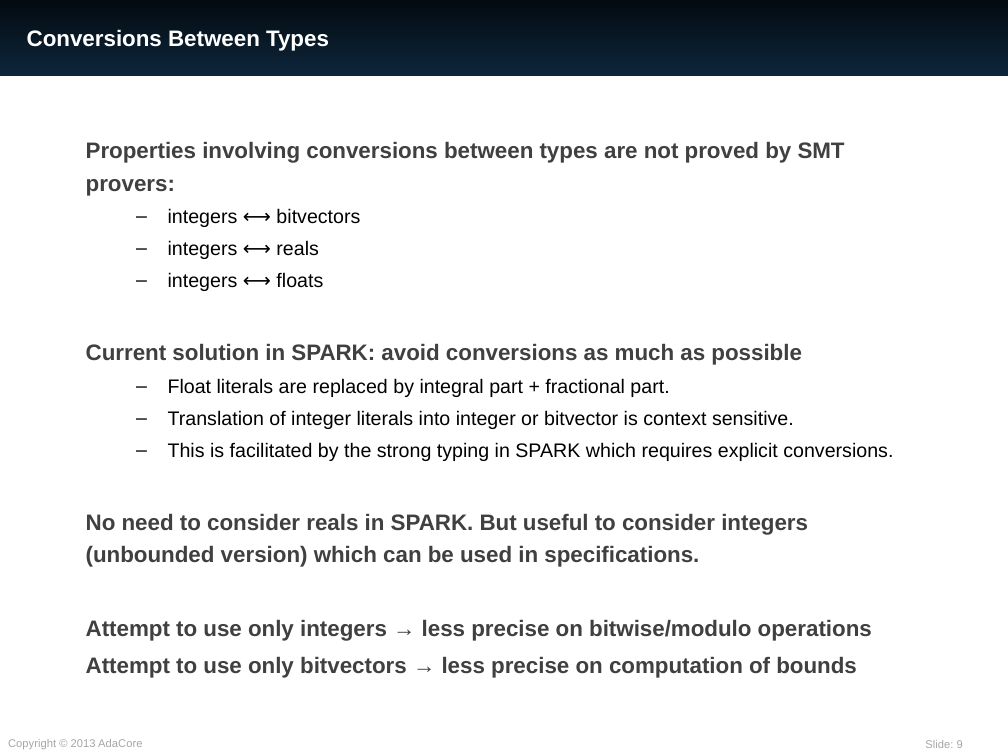
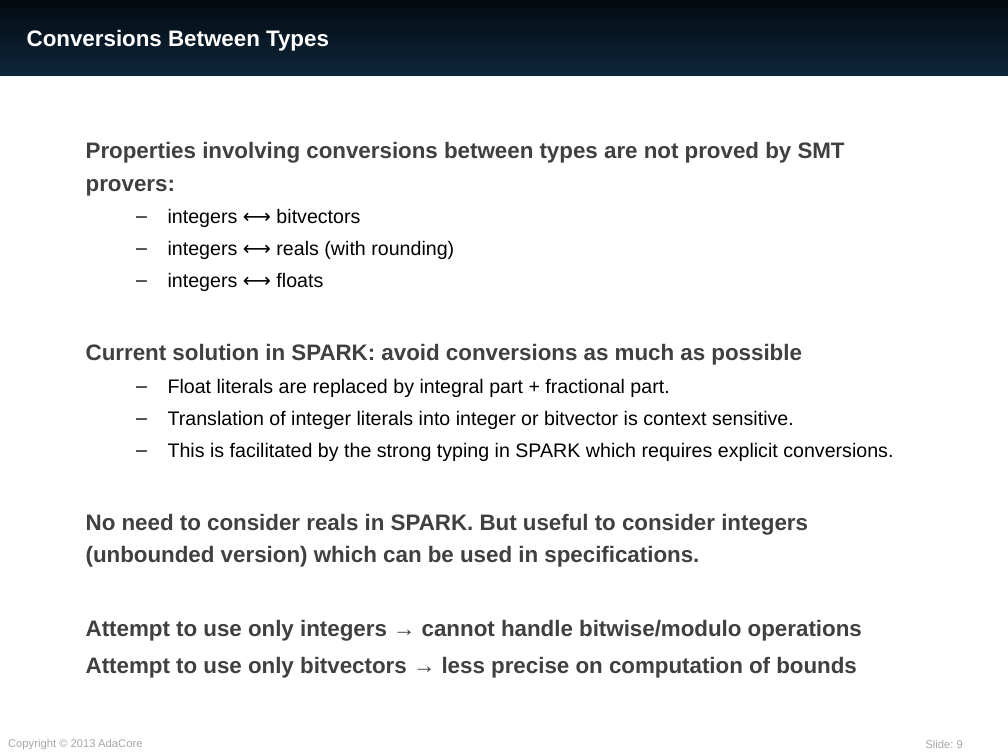
Before and after one commit to AdaCore/spark2014, a slide deck: slide 9 of slides/CP_meets_Verif_2016/SPARK.pptx. Drawn at 1008x756 pixels with LibreOffice and Linux fonts; fonts in the diff are those of the drawing. Boxes give left, top, right and bottom in pixels: in the first picture for what was removed or moved away, otherwise in the second. Text is boxed around its words. In the diff, an @@ line names an element or a change of style, - is before the commit and + after.

```diff
--- a/slides/CP_meets_Verif_2016/SPARK.pptx
+++ b/slides/CP_meets_Verif_2016/SPARK.pptx
@@ text at (168,240,454,259): text changed @@
-  – integers ⟷ reals
+  – integers ⟷ reals (with rounding)
@@ text at (86,619,862,641): text changed @@
-Attempt to use only integers → less precise on bitwise/modulo operations
+Attempt to use only integers → cannot handle bitwise/modulo operations
```
Also in this commit, not shown: 2 other slides changed.
